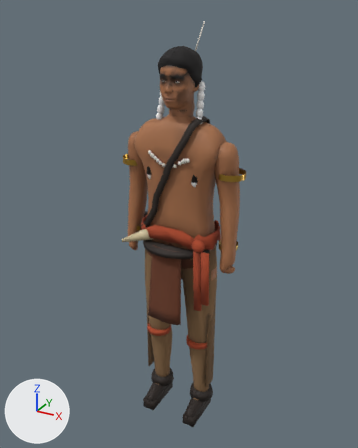
The glTF model reckoning/models/warrior_braids.glb: old version first, new version second.
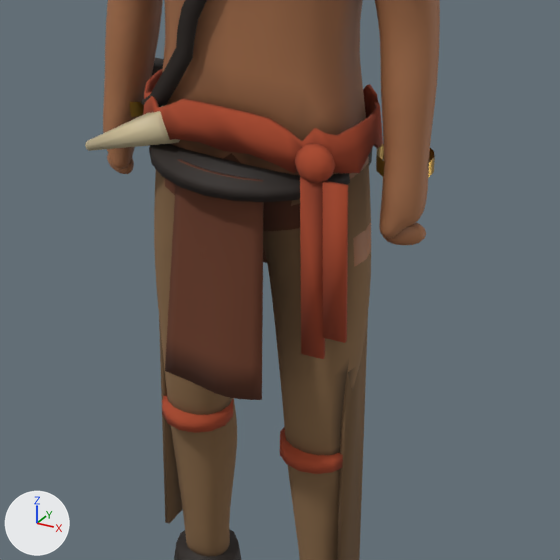
Old and new are each drawn whole from a camera (50 mm lens) standing at (0.972, -1.779, 1.906) and looking at (-0.015, 0.016, 1.009) and again close up on the part from 26% to 78% of the width and 43% to 84% of the height. Every picture has the same lights, and +X, +Y and +Z are marked at lower left. The first two pictures are the older version. Vertices at exactly the same position are counted once.

The older version as bpy lines, for what is in view:
```python
me_warrior_braids_body = bpy.data.meshes.new('warrior_braids_body')
me_warrior_braids_body.from_pydata(...)  # 3394 vertices, 6768 faces; spans x -0.27..0.27, y -0.13..0.1, z 0.01..1.53
# faces by material slot: [3600, 44, 2280, 844]
me_warrior_braids_body.materials.append(mat_warrior_braids_skin)
me_warrior_braids_body.materials.append(mat_warrior_braids_coat)
me_warrior_braids_body.materials.append(mat_warrior_braids_legs)
me_warrior_braids_body.materials.append(mat_warrior_braids_leather)
me_warrior_braids_coat = bpy.data.meshes.new('warrior_braids_coat')
me_warrior_braids_coat.from_pydata(...)  # 308 vertices, 608 faces; spans x -0.095..0.093, y -0.168..0.168, z 0.6..0.951
me_warrior_braids_coat.materials.append(mat_warrior_braids_coat)
me_warrior_braids_horn = bpy.data.meshes.new('warrior_braids_horn')
me_warrior_braids_horn.from_pydata(...)  # 20 vertices, 36 faces; spans x -0.254..-0.088, y -0.12..-0.063, z 0.911..1.015
me_warrior_braids_horn.materials.append(mat_warrior_braids_horn)
ob_warrior_braids_body = bpy.data.objects.new('warrior_braids_body', me_warrior_braids_body)
ob_warrior_braids_body.location = (0.0, 0.0, 0.0)
ob_warrior_braids_coat = bpy.data.objects.new('warrior_braids_coat', me_warrior_braids_coat)
ob_warrior_braids_coat.location = (0.0, 0.0, 0.0)
ob_warrior_braids_horn = bpy.data.objects.new('warrior_braids_horn', me_warrior_braids_horn)
ob_warrior_braids_horn.location = (0.0, 0.0, 0.0)
# also in view: 'warrior_braids_legs' at (0.0, 0.0, 0.5); 'warrior_braids_leather' at (-0.033, 0.0, 0.755); 'warrior_braids_sash' at (0.005, -0.004, 0.737)
```
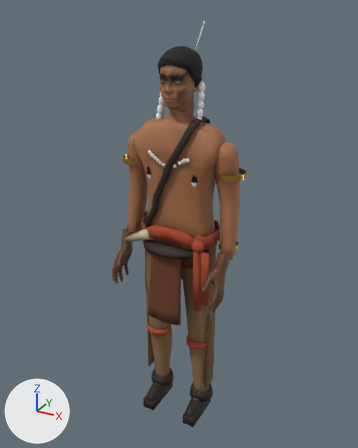
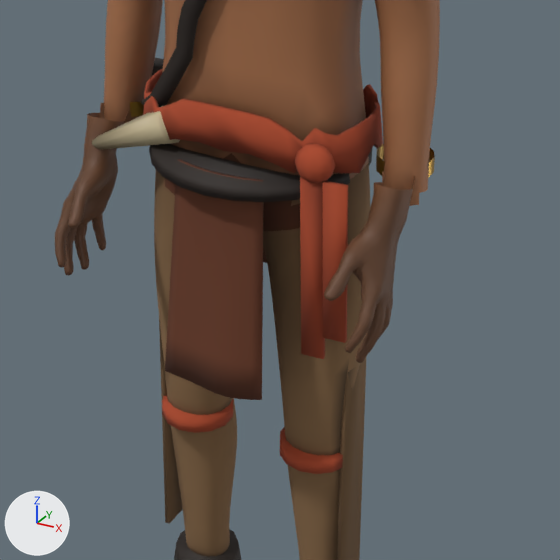
The change, as a diff of the scene's bpy script:
```diff
--- a/reckoning/models/warrior_braids.glb.py
+++ b/reckoning/models/warrior_braids.glb.py
@@ me_warrior_braids_body @@
 # used by ob_warrior_braids_body; location = (0.0, 0.0, 0.0)
-me_warrior_braids_body.from_pydata(...)  # 3394 vertices, 6768 faces; spans x -0.27..0.27, y -0.13..0.1, z 0.01..1.53
+me_warrior_braids_body.from_pydata(...)  # 4466 vertices, 8832 faces; spans x -0.27..0.27, y -0.2..0.1, z 0.01..1.53
+# me_warrior_braids_body part 1: the loose piece of 98 vertices spanning x 0.22..0.27, y -0.04..0.0, z 0.84..0.88 is deleted
+# me_warrior_braids_body part 2: the loose piece of 98 vertices spanning x -0.27..-0.22, y -0.04..0.0, z 0.84..0.88 is deleted
+# me_warrior_braids_body part 3: 4 vertices moved from x 0.22..0.26, y -0.05..-0.04, z 0.87..0.9 to x 0.22..0.25, y -0.06..-0.04, z 0.87..0.92; 125 vertices removed from x 0.21..0.27, y -0.05..0.01, z 0.86..0.92; 759 vertices added at x 0.2..0.27, y -0.2..-0.02, z 0.72..0.97
+# me_warrior_braids_body part 4: 1 vertex moved within x -0.26, y -0.03, z 0.96; 128 vertices removed from x -0.27..-0.21, y -0.05..0.01, z 0.86..0.92; 762 vertices added at x -0.27..-0.2, y -0.2..-0.02, z 0.72..0.97
+# me_warrior_braids_body part 5: 188 kept faces spanning x -0.27..0.27, y -0.08..0.06, z 0.71..1.03 get new vertex colours
+# me_warrior_braids_body part 6: 8 faces spanning x -0.18..0.18, y -0.03..0.03, z 0.79..0.84 switch from mat_warrior_braids_skin to mat_warrior_braids_legs
 me_warrior_braids_body.materials.append(mat_warrior_braids_coat)
@@ me_warrior_braids_horn @@
 me_warrior_braids_horn.from_pydata(...)  # 20 vertices, 36 faces; spans x -0.254..-0.088, y -0.12..-0.063, z 0.911..1.015
 # used by ob_warrior_braids_horn; location = (0.0, 0.0, 0.0)
+# me_warrior_braids_horn part 7: 10 faces centred in x -0.253..-0.198, y -0.105..-0.085, z 0.912..0.951 are repainted in the vertex colours; the middle colour goes from white #fdfdfd to grey #959595
+# me_warrior_braids_horn part 8: 10 faces centred in x -0.207..-0.142, y -0.099..-0.073, z 0.928..0.983 are repainted in the vertex colours; the middle colour goes from white #fcfcfc to grey #959595
+# me_warrior_braids_horn part 9: 8 faces centred in x -0.206..-0.145, y -0.113..-0.07, z 0.944..0.977 are repainted in the vertex colours; the middle colour goes from white #fdfdfd to grey #9b9b9b
 me_warrior_braids_horn.materials.append(mat_warrior_braids_horn)
```

Boxes [x1, y1, x2, y2] around the edits, measured in the close-ups (560 x 560 px):
'warrior_braids_body', reshaped
    before: [103, 0, 440, 560]
    after: [55, 0, 440, 560]
part 1 of me_warrior_braids_body, deleted
    before: [383, 222, 426, 245]
part 2 of me_warrior_braids_body, deleted
    before: [107, 154, 134, 174]
part 3 of me_warrior_braids_body, built on
    before: [379, 187, 428, 238]
    after: [324, 171, 416, 363]
part 4 of me_warrior_braids_body, built on
    before: [103, 95, 135, 169]
    after: [55, 95, 128, 276]
part 5 of me_warrior_braids_body, edited (looks the same)
    both: [104, 68, 420, 319]
part 6 of me_warrior_braids_body, recoloured
    before: [353, 223, 371, 267]
part 7 of me_warrior_braids_horn, recoloured
    before: [85, 117, 149, 151]
    after: [92, 117, 149, 149]
part 8 of me_warrior_braids_horn, recoloured
    before: [86, 112, 152, 143]
    after: [95, 112, 152, 139]
part 9 of me_warrior_braids_horn, recoloured
    both: [92, 116, 152, 150]
